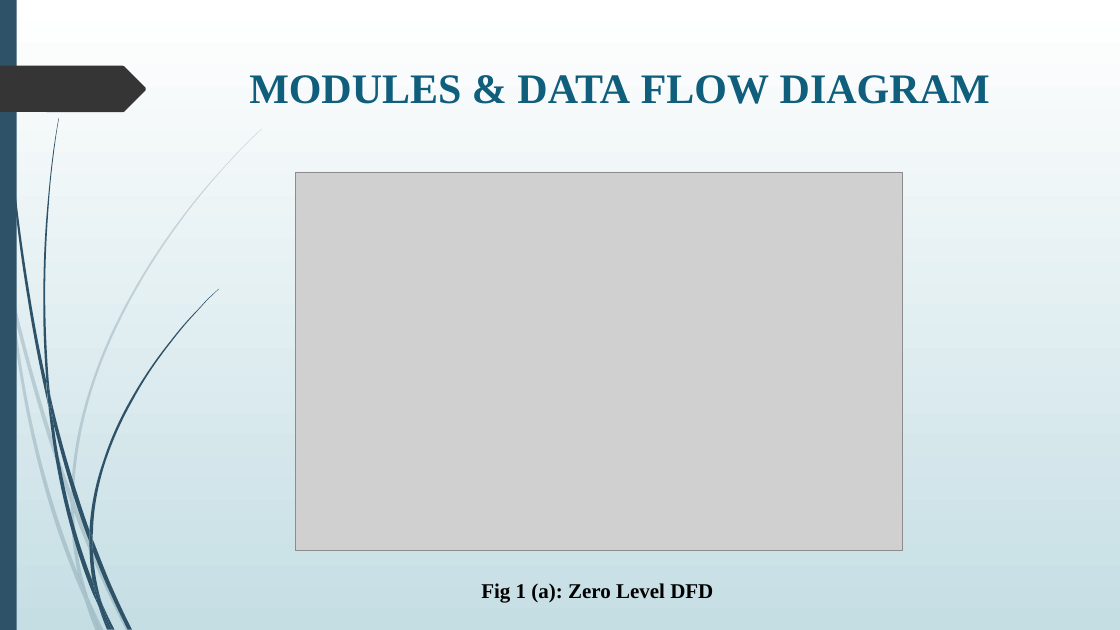
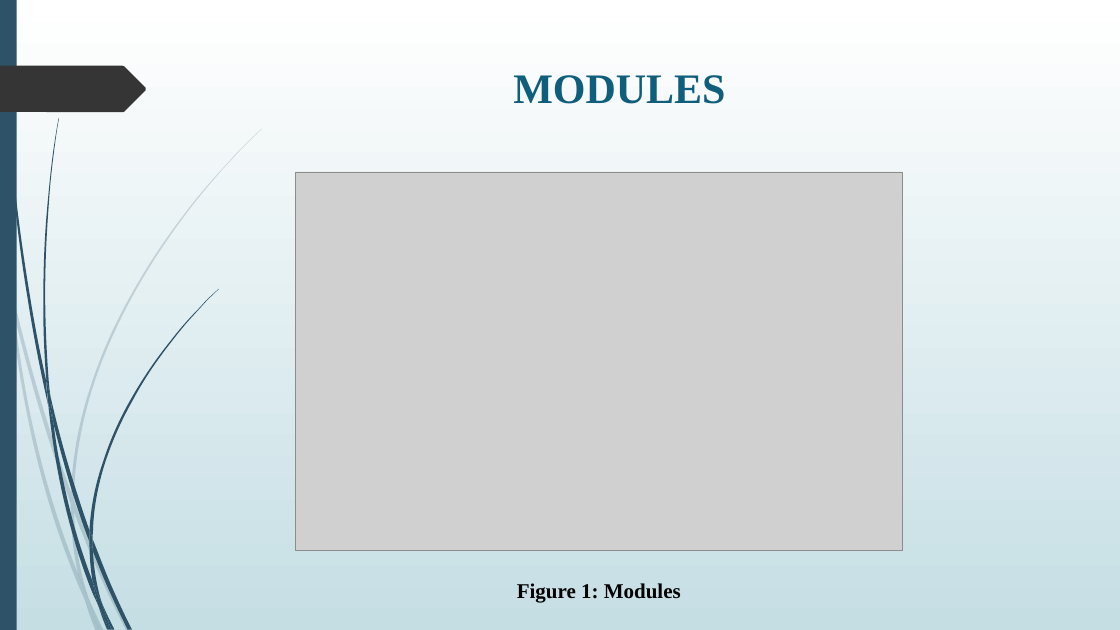
Before and after one commit to Harshith5S/VDP_Solutions, a slide deck: slide 7 of presentation.pptx. Drawn at 1120x630 pixels with LibreOffice and Linux fonts; fonts in the diff are those of the drawing; grey boxes stand for pictures. Boxes give left, top, right and bottom in pixels: in the first picture for what was removed or moved away, otherwise in the second. Text is boxed around its words. In the diff, an @@ line names an element or a change of style, - is before the commit and + after.

```diff
--- a/presentation.pptx
+++ b/presentation.pptx
@@ title at [513, 75, 725, 104]: text changed @@
-MODULES & DATA FLOW DIAGRAM
+MODULES
@@ text at [517, 583, 681, 603]: text changed @@
-Fig 1 (a): Zero Level DFD
+Figure 1: Modules
```
Also in this commit, not shown: 8 other slides changed, 2 slides added, 1 slide removed, 1 other file.
